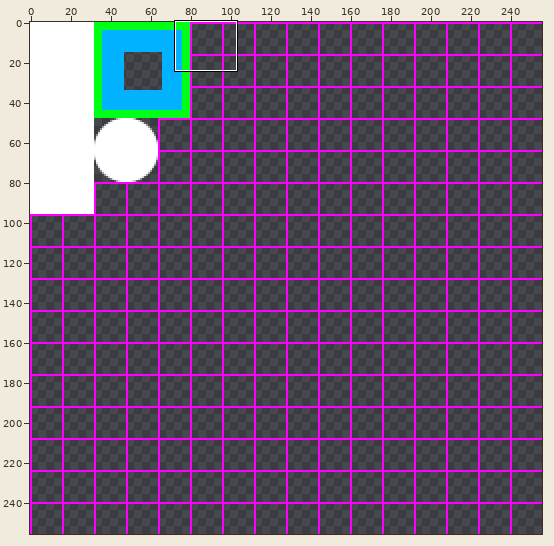
Edited in one commit: sprite sheet (assets/spritesheet.png). Above: a wide view before the commit, with the close-up outlined.
Close-up. Before:
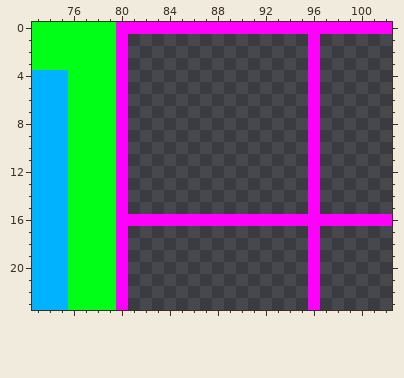
The file is 256x256 pixels. Colours within 5 levels of each other are drawn and written as one. Shown: x 73..102, y 0..23.
Now the later version:
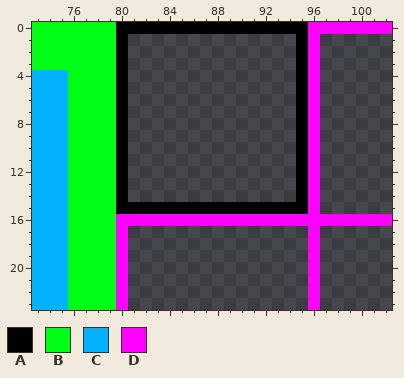
Palette (. is transparent): A #000000  B #00ff17  C #00b2ff  D #ff00ff
Change:
@@ x 78..97 @@
- 0 BBDDDDDDDDDDDDDDDDDD
- 1 BBD...............D.
- 2 BBD...............D.
- 3 BBD...............D.
- 4 BBD...............D.
- 5 BBD...............D.
- 6 BBD...............D.
- 7 BBD...............D.
- 8 BBD...............D.
- 9 BBD...............D.
-10 BBD...............D.
-11 BBD...............D.
-12 BBD...............D.
-13 BBD...............D.
-14 BBD...............D.
-15 BBD...............D.
+ 0 BBAAAAAAAAAAAAAAAADD
+ 1 BBA..............AD.
+ 2 BBA..............AD.
+ 3 BBA..............AD.
+ 4 BBA..............AD.
+ 5 BBA..............AD.
+ 6 BBA..............AD.
+ 7 BBA..............AD.
+ 8 BBA..............AD.
+ 9 BBA..............AD.
+10 BBA..............AD.
+11 BBA..............AD.
+12 BBA..............AD.
+13 BBA..............AD.
+14 BBA..............AD.
+15 BBAAAAAAAAAAAAAAAAD.
 16 BBDDDDDDDDDDDDDDDDDD
Changed places in both close-ups, as pixel boxes (x1, y1, x2, y2):
changed: (116, 22, 308, 214)
